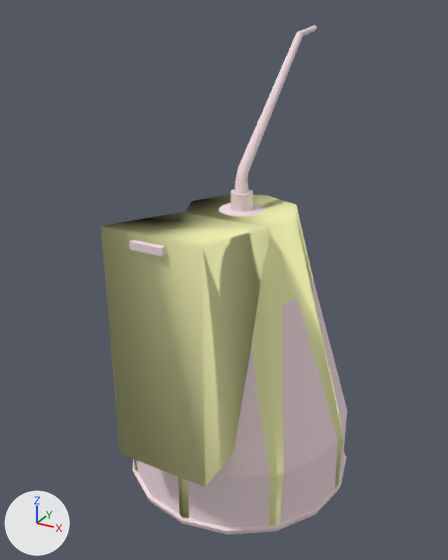
An edit to the Blender file src/props_farm/oilcan02.blend, drawn before and after from the same camera.
One viewpoint serves both versions: a camera (50 mm lens) standing at (22.8, -44.5, 40.8) and looking at (-1.3, -0.7, 18.9). The lights are fixed; the arrows at lower left show +X, +Y and +Z.

Script lines for the objects in view, before the commit:
```python
mat_phy = diffuse_material('  phy')
mat_phy.base_color = (0.877, 0.89, 0.452)  # beige #f1f2b3
mat_shelf_props02 = diffuse_material('shelf_props02')
mat_shelf_props02.base_color = (0.878, 0.718, 0.749)  # white #f1dce0
me_oilcan02 = bpy.data.meshes.new('oilcan02')
me_oilcan02.from_pydata(...)  # 381 vertices, 722 faces; spans x -10.6..10.6, y -13.6..14.4, z 0.0..39.3
me_oilcan02.materials.append(mat_shelf_props02)  # white #f1dce0
me_oilcan02_physics = bpy.data.meshes.new('oilcan02_physics')
me_oilcan02_physics.from_pydata(...)  # 32 vertices, 56 faces; spans x -10.4..10.4, y -13.2..10.4, z 0.0..27.2
me_oilcan02_physics.materials.append(mat_phy)  # beige #f1f2b3
ob_oilcan02 = bpy.data.objects.new('oilcan02', me_oilcan02)
ob_oilcan02.location = (0.0, 0.0, 0.0)
ob_oilcan02_physics = bpy.data.objects.new('oilcan02_physics', me_oilcan02_physics)
ob_oilcan02_physics.location = (0.0, 0.0, 0.0)
```
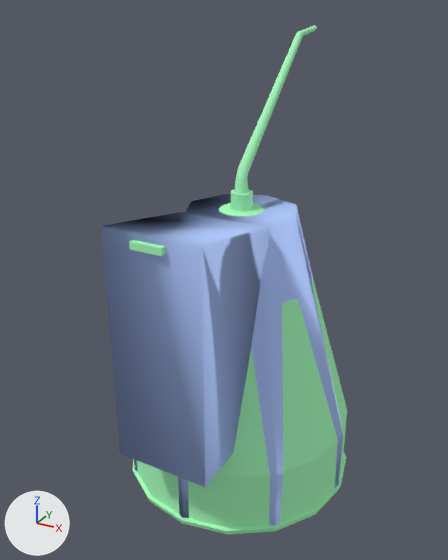
Location of each change, [x1, y1, x2, y2] in pixels of the pictures (448 x 560 px):
'oilcan02_physics', recoloured (beige to blue): [101, 194, 343, 526] in both
'oilcan02', recoloured (white to green): [129, 26, 347, 534] in both

The change, as a list of edits to the scene's bpy script:
```text
Change mat_shelf_props02:
    mat_shelf_props02.base_color: (0.878, 0.718, 0.749) -> (0.402, 0.983, 0.521)  # white #f1dce0 -> green #aafdbf
Change mat_phy:
    mat_phy.base_color: (0.877, 0.89, 0.452) -> (0.44, 0.591, 0.991)  # beige #f1f2b3 -> blue #b1cafe
```
